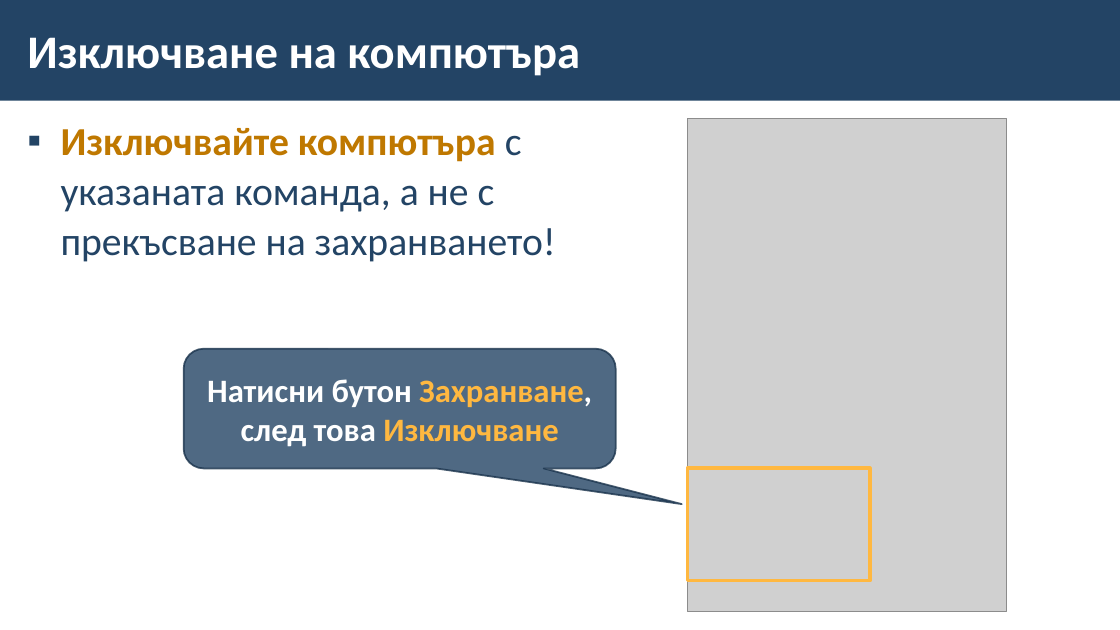
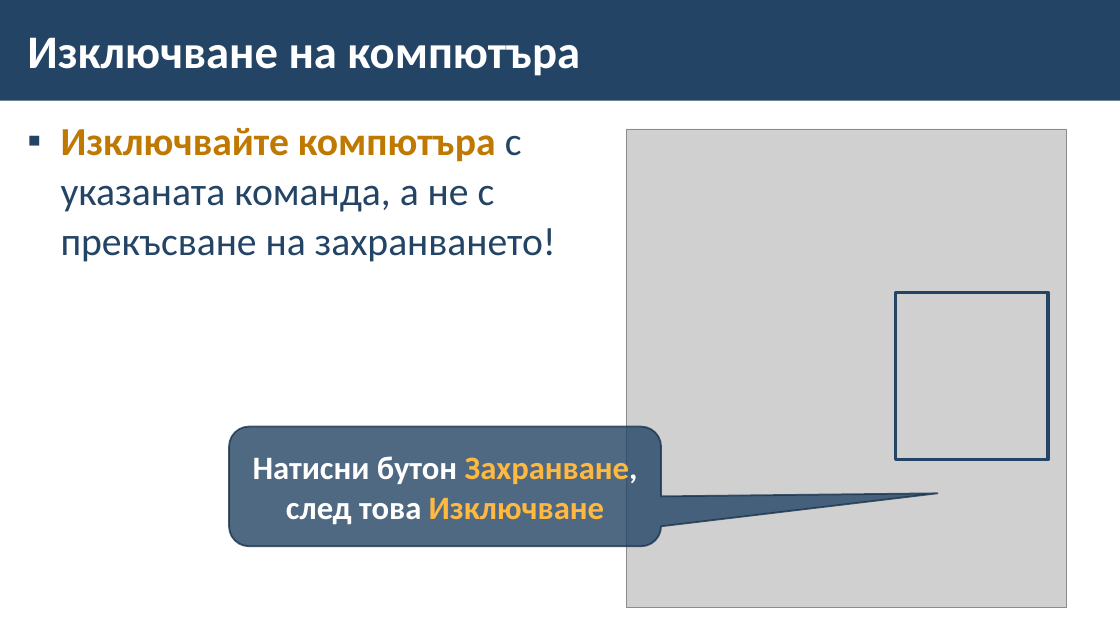
Before and after one commit to BG-IT-Edu/School-Programming, a slide deck: slide 15 of Courses/Computer-Modeling-and-IT/Computer-Modeling-and-IT-5-Class/02-User-Interface/02-User-Interface.pptx. Drawn at 1120x630 pixels with LibreOffice and Linux fonts; fonts in the diff are those of the drawing; grey boxes stand for pictures; background and template pictures are left out. Boxes give left, top, right and bottom in pixels: in the first picture for what was removed or moved away, otherwise in the second. Text is boxed around its words. In the diff, an @@ line names an element or a change of style, - is before the commit and + after.

```diff
--- a/Courses/Computer-Modeling-and-IT/Computer-Modeling-and-IT-5-Class/02-User-Interface/02-User-Interface.pptx
+++ b/Courses/Computer-Modeling-and-IT/Computer-Modeling-and-IT-5-Class/02-User-Interface/02-User-Interface.pptx
@@ picture: place and size @@
-picture at <box>687,118,1007,613</box>
+picture at <box>626,129,1066,608</box>
@@ rounded rectangle: place and size @@
-rounded rectangle at <box>687,468,870,581</box>
+rounded rectangle at <box>896,292,1049,460</box>
@@ rounded rectangle at <box>896,292,1049,460</box>: outline #FFB840 3 pt to #234465 3 pt @@
@@ rounded speech box "Натисни бутон Захранване, след това ...": place and size @@
-rounded speech box "Натисни бутон Захранване, след това ..." at <box>184,349,616,468</box>
+rounded speech box "Натисни бутон Захранване, след това ..." at <box>229,427,661,546</box>
@@ rounded speech box "Натисни бутон Захранване, след това ..." at <box>229,427,661,546</box>: proportions changed @@
```
Also in this commit, not shown: 12 other slides changed.
